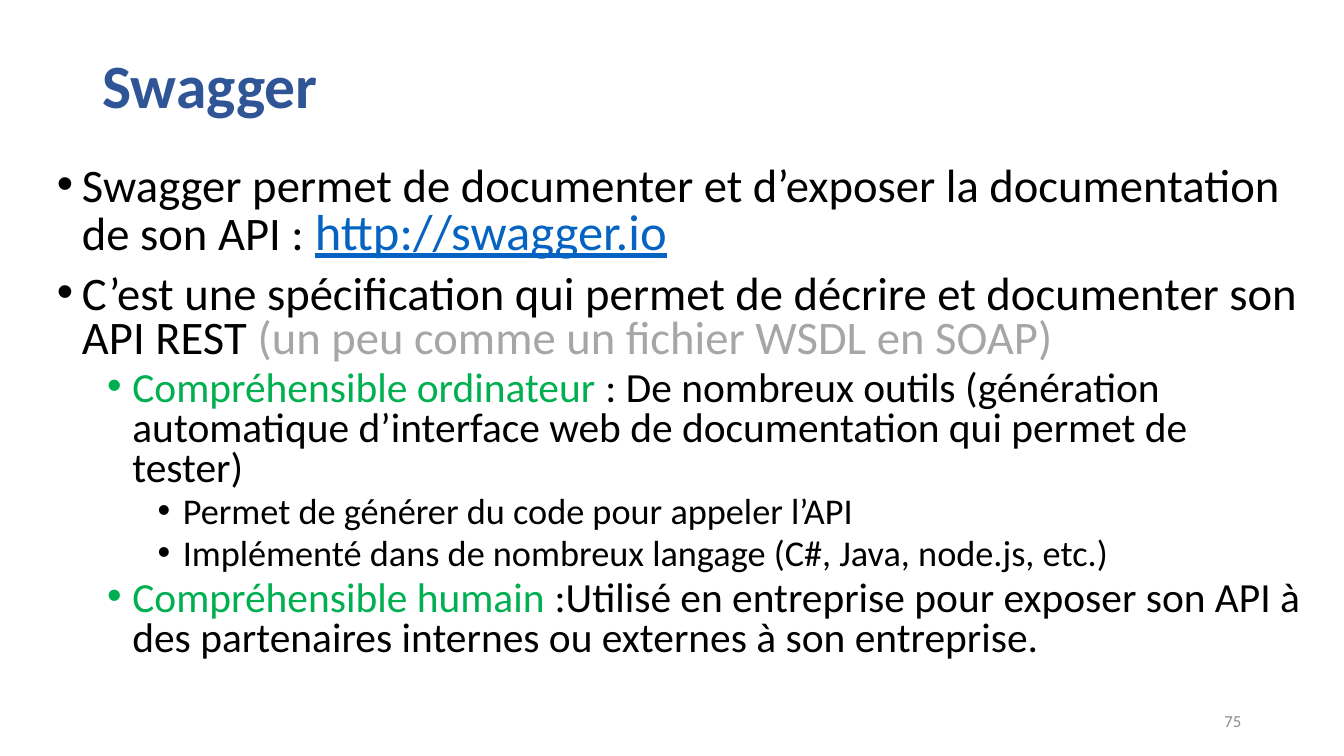
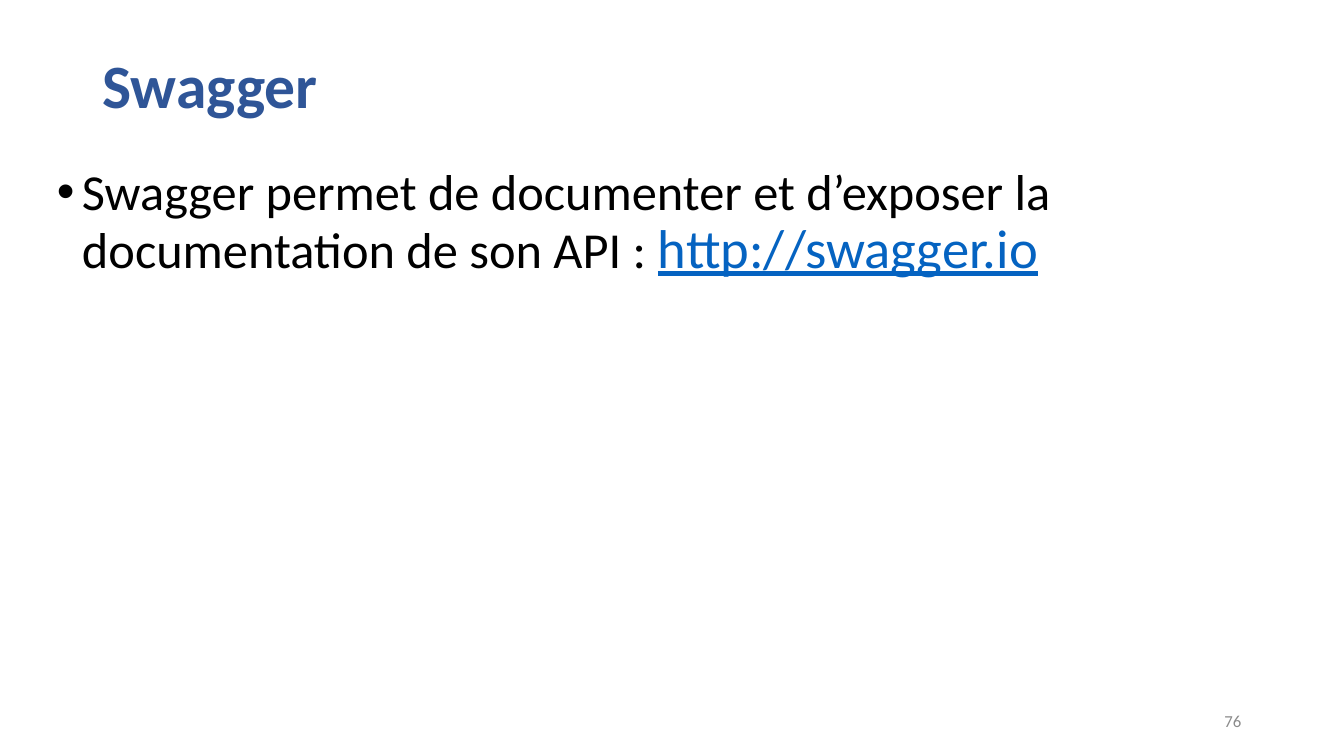
Before and after one commit to guillaumechervet/course.rest, a slide deck: slide 76 of documentations/3 - Web Services partie REST.pptx (slide 75 before the commit). Drawn at 1344x756 pixels with LibreOffice and Linux fonts; fonts in the diff are those of the drawing. Boxes give left, top, right and bottom in pixels: in the first picture for what was removed or moved away, otherwise in the second. Text is boxed around its words. In the diff, an @@ line names an element or a change of style, - is before the commit and + after.

```diff
--- a/documentations/3 - Web Services partie REST.pptx
+++ b/documentations/3 - Web Services partie REST.pptx
@@ text "Swagger permet de documenter et ..." at [82,174,1051,278]: size 33.3 to 36 pt in "Swagger permet de documenter et d’exposer la ..."; size 36.1 to 39 pt in "http://swagger.io"; line spacing 0.8 to 0.9 @@
@@ text at [82,277,1300,659]: paragraphs removed @@
-• C’est une spécification qui permet de décrire et documenter son API REST (un peu comme un fichier WSDL en SOAP)
-  • Compréhensible ordinateur : De nombreux outils (génération automatique d’interface web de documentation qui permet de tester)
-    • Permet de générer du code pour appeler l’API
-    • Implémenté dans de nombreux langage (C#, Java, node.js, etc.)
-  • Compréhensible humain :Utilisé en entreprise pour exposer son API à des partenaires internes ou externes à son entreprise.
@@ page number at [1224,716,1241,727]: text changed @@
-75
+76
```
Also in this commit, not shown: 9 other slides changed, 1 slide added, 2 other files.
